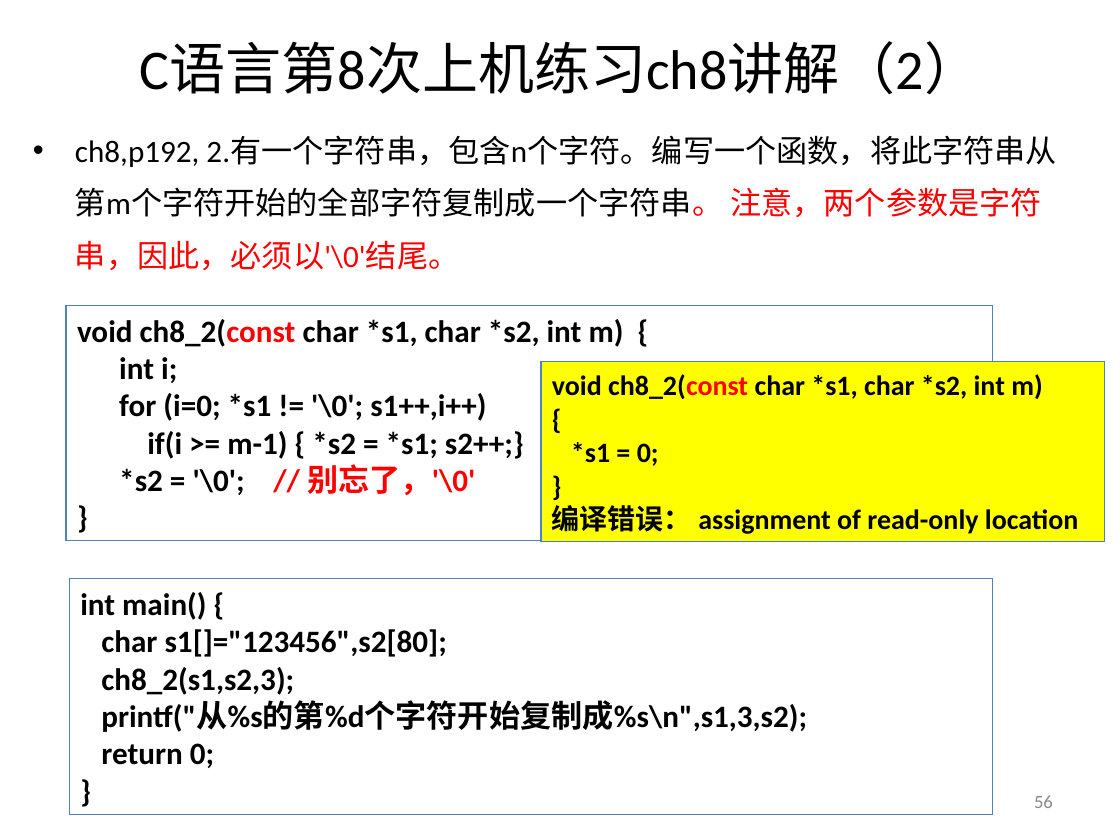
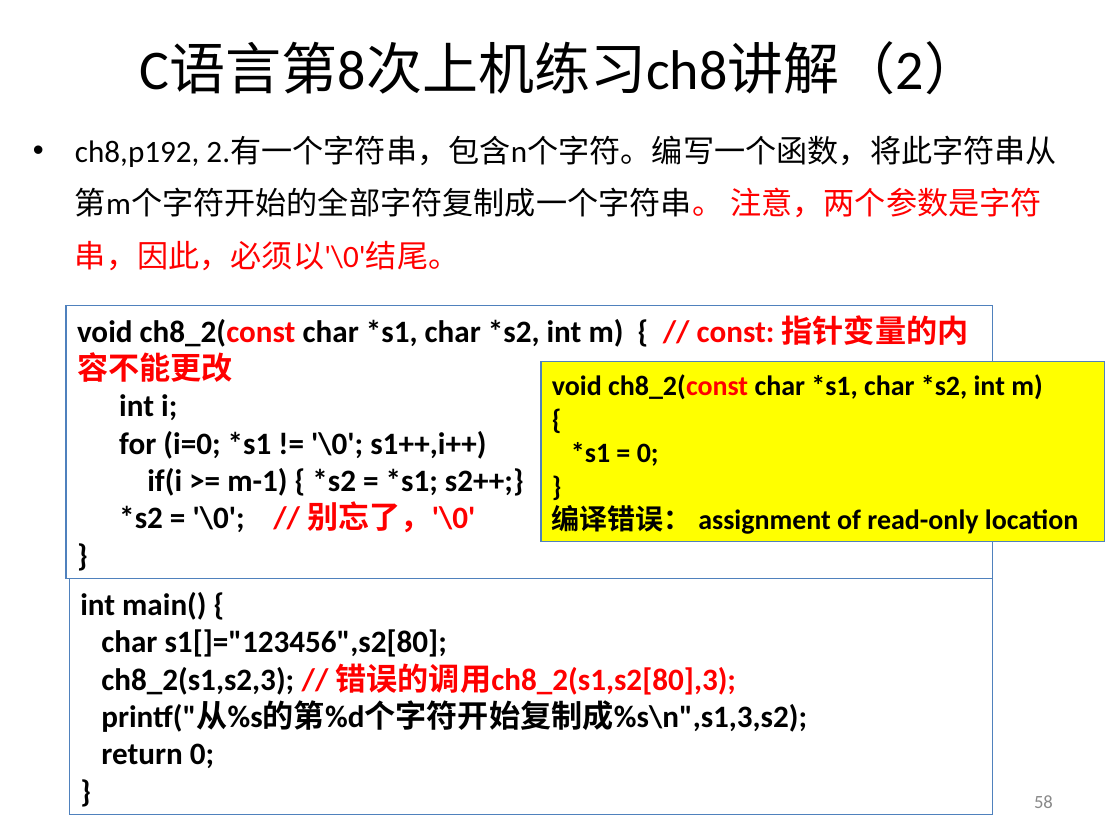
Before and after one commit to jtrfid/C-Repositories, a slide deck: slide 58 of 2016/上机安排.ppt (slide 56 before the commit). Drawn at 1120x840 pixels with LibreOffice and Linux fonts; fonts in the diff are those of the drawing. Boxes give left, top, right and bottom in pixels: in the first picture for what was removed or moved away, otherwise in the second. Text is boxed around its words. In the diff, an @@ line names an element or a change of style, - is before the commit and + after.

```diff
--- a/2016/上机安排.ppt
+++ b/2016/上机安排.ppt
@@ rectangle "void ch8_2(const char *s1, char ...": place and size @@
-rectangle "void ch8_2(const char *s1, char ..." at <box>66,306,992,541</box>
+rectangle "void ch8_2(const char *s1, char ..." at <box>66,306,992,579</box>
@@ text in rectangle at <box>77,315,969,382</box>: text changed @@
-void ch8_2(const char *s1, char *s2, int m) {
+void ch8_2(const char *s1, char *s2, int m) { // const: 指针变量的内容不能更改
@@ text in rectangle at <box>101,663,737,695</box>: text changed; text colour #000000 to #FF0000 @@
-ch8_2(s1,s2,3);
+ch8_2(s1,s2,3); // 错误的调用ch8_2(s1,s2[80],3);
@@ page number at <box>1034,795,1053,808</box>: text changed @@
-56
+58
```
Also in this commit, not shown: 4 other slides changed, 3 slides added.
